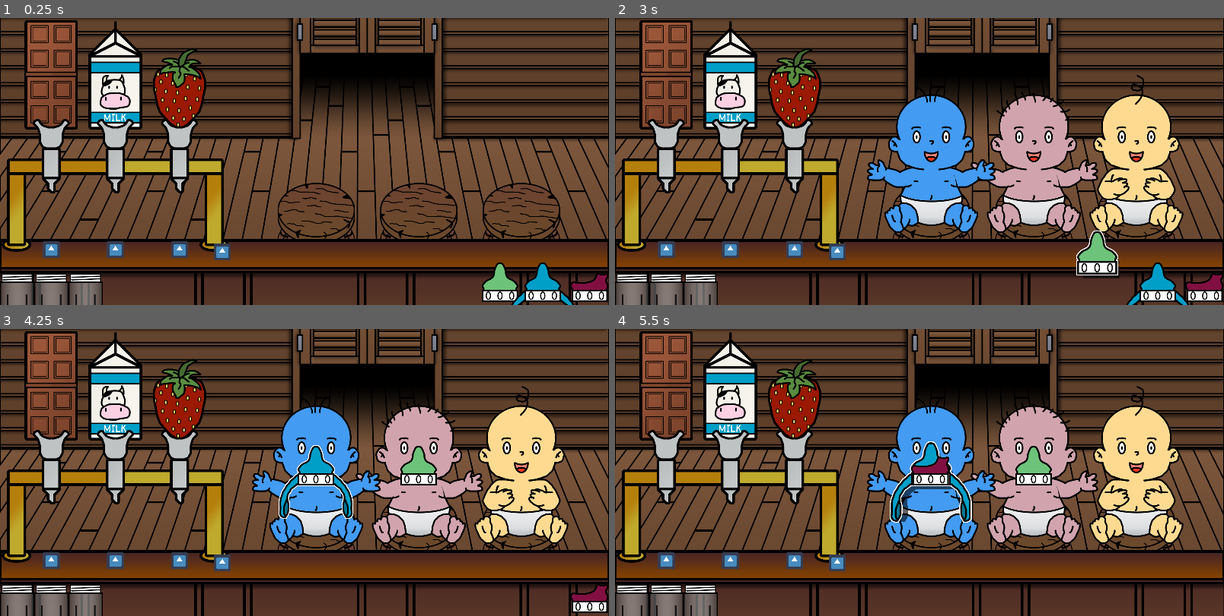
Above: before the commit, frames 1-4 (two rows, left to right).
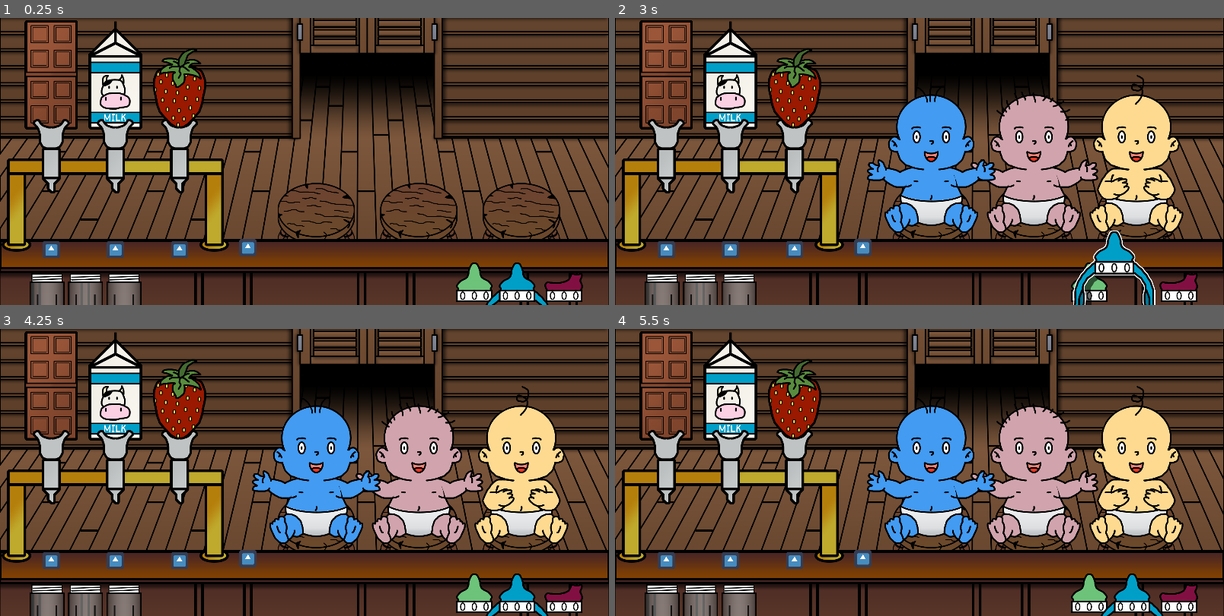
Above: after the commit, the same moments.

Repository: Gravedigger7789/little-willys-milk-bar
Game: Godot game, scene res://World.tscn
The game is run twice, just before and just after one commit, with the same random seed, the same clock (stepped at 60 frames per second) and the same inputs. The engine's default icon, where the game draws it, is replaced by a stand-in: a white triangle on a blue panel in a dark square.
Inputs (mouse positions are in pixels of both pictures, inside the frame that each line leads up to):
- Up to frame 1 (0.25 s): no input
- Up to frame 2 (3 s): tap Enter at 0.5 s; drag from (663, 86) to (663, 250) at 0.52 s; tap Space at 1.25 s; drag from (730, 86) to (663, 250) at 1.27 s; move the mouse to (791, 86) at 2.02 s; press the mouse at (791, 86) at 2.03 s; release the mouse at (791, 86) at 2.75 s; drag from (1114, 282) to (1035, 152) at 2.77 s
- Up to frame 3 (4.25 s): drag from (542, 593) to (316, 463) at 3.52 s
- Up to frame 4 (5.5 s): drag from (1205, 593) to (931, 463) at 4.27 s; move the mouse to (949, 472) at 5.02 s; press the mouse at (949, 472) at 5.03 s

The runs differ from the first frame. In frame 1, 3.9% of the frame differs, in the area x 0-100%, y 76-100%; in frame 2, 4.5%; in frame 3, 5.4%; in frame 4, 5.5%, in the area x 0-96%, y 39-100%.

Commit message:
Positioning

Diff:
--- a/World.tscn
+++ b/World.tscn
@@ -67,29 +67,29 @@
 handle_type = "Berry"
 
 [node name="BottleLauncher" parent="." instance=ExtResource( 6 )]
-position = Vector2( 832, 880 )
+position = Vector2( 928, 864 )
 input_pickable = true
 
 [node name="Bottles" type="Node2D" parent="."]
 
 [node name="Bottle" parent="Bottles" instance=ExtResource( 1 )]
+position = Vector2( 464, 1120 )
+
+[node name="Bottle2" parent="Bottles" instance=ExtResource( 1 )]
 position = Vector2( 320, 1120 )
 
-[node name="Bottle2" parent="Bottles" instance=ExtResource( 1 )]
-position = Vector2( 192, 1120 )
-
 [node name="Bottle3" parent="Bottles" instance=ExtResource( 1 )]
-position = Vector2( 64, 1120 )
+position = Vector2( 176, 1120 )
 
 [node name="BottleCaps" type="Node2D" parent="."]
 
 [node name="BottleCap" parent="BottleCaps" instance=ExtResource( 4 )]
-position = Vector2( 1872, 1056 )
+position = Vector2( 1776, 1056 )
 color = "Green"
 
 [node name="BottleCap2" parent="BottleCaps" instance=ExtResource( 4 )]
-position = Vector2( 2032, 1056 )
+position = Vector2( 1936, 1056 )
 
 [node name="BottleCap3" parent="BottleCaps" instance=ExtResource( 4 )]
-position = Vector2( 2208, 1056 )
+position = Vector2( 2112, 1056 )
 color = "Red"
--- a/src/Objects/Bottle.gd
+++ b/src/Objects/Bottle.gd
@@ -14,20 +14,15 @@
 onready var milk_move_distance = milk.position.y - sprite.position.y
 onready var milk_type: Sprite = $BackBufferCopy/MilkType
 onready var collision_shape_2d: CollisionShape2D = $CollisionShape2D
+onready var top: Sprite = $Sprite/Top
+onready var top_shadow: Sprite = $SpriteShadow/Top
 
 
 func _on_Draggable_put_down(area: Area2D) -> void:
-	area.snap_to_position(top_snap_position.global_position)
-	area.get_parent().remove_child(area)
-	area.get_node("CollisionShape2D").disabled = true
-	sprite.add_child(area)
+	top.texture = area.sprite.texture
+	top_shadow.texture = top.texture
+	top.visible = true
 	closed = true
-
-#func _on_Draggable_picked_up(area: Area2D) -> void:
-#	area.position = area.global_position
-#	remove_child(area)
-#	var bottle_caps_node = get_tree().get_root().get_node("World/BottleCaps")
-#	bottle_caps_node.add_child(area)
 
 
 func _moved_object() -> void:
@@ -55,6 +50,7 @@
 		var _connected = tween.connect("finished", self, "_on_Bottle_Finish_Push")
 		animation_player.play("Fill")
 
+
 func _on_Bottle_Finish_Push() -> void:
 	if closed:
 		print("success")
--- a/src/Objects/Bottle.tscn
+++ b/src/Objects/Bottle.tscn
@@ -1,10 +1,11 @@
-[gd_scene load_steps=15 format=2]
+[gd_scene load_steps=16 format=2]
 
 [ext_resource path="res://src/Objects/Draggable.tscn" type="PackedScene" id=1]
 [ext_resource path="res://src/Objects/Bottle.gd" type="Script" id=2]
 [ext_resource path="res://src/Shaders/Outline.gdshader" type="Shader" id=3]
 [ext_resource path="res://assets/bottle/bottle-milk.png" type="Texture" id=4]
 [ext_resource path="res://assets/bottle/bottle-empty.png" type="Texture" id=5]
+[ext_resource path="res://assets/bottle/bottle-lid-blue.png" type="Texture" id=6]
 
 [sub_resource type="Shader" id=7]
 code = "shader_type canvas_item;
@@ -118,6 +119,9 @@
 [node name="Bottle" instance=ExtResource( 1 )]
 script = ExtResource( 2 )
 
+[node name="Top" type="Sprite" parent="SpriteShadow" index="0"]
+position = Vector2( 0, -134 )
+
 [node name="BackBufferCopy" type="BackBufferCopy" parent="." index="1"]
 copy_mode = 2
 rect = Rect2( -100, -160, 200, 600 )
@@ -141,7 +145,13 @@
 "_edit_lock_": true
 }
 
+[node name="Top" type="Sprite" parent="Sprite" index="0"]
+visible = false
+position = Vector2( 0, -134 )
+texture = ExtResource( 6 )
+
 [node name="CollisionShape2D" parent="." index="3"]
+visible = false
 shape = SubResource( 2 )
 __meta__ = {
 "_edit_lock_": true
--- a/src/Objects/BottleCap.gd
+++ b/src/Objects/BottleCap.gd
@@ -14,6 +14,13 @@
 	set_color(color)
 
 
+func _put_down() -> void:
+	._put_down()
+	var tween := create_tween().set_trans(Tween.TRANS_SINE).set_ease(Tween.EASE_OUT)
+	# warning-ignore:return_value_discarded
+	tween.tween_property(self, "global_position", _start_position, 0.25)
+
+
 func set_color(value: String) -> void:
 	color = value
 	if is_inside_tree():
--- a/src/Objects/Draggable.gd
+++ b/src/Objects/Draggable.gd
@@ -9,6 +9,7 @@
 var _draggable := true
 var _touch_position_offset := Vector2()
 var _shadow_lift_offset := Vector2(15, 15)
+var _start_position := Vector2()
 
 onready var sprite_start_scale := sprite.scale
 onready var sprite_lift_scale := sprite_start_scale + Vector2(0.1, 0.1)
@@ -20,6 +21,7 @@
 func _ready() -> void:
 	sprite_shadow.texture = sprite.texture
 	sprite_shadow.scale = sprite.scale
+	_start_position = global_position
 
 
 func _process(_delta: float) -> void:
